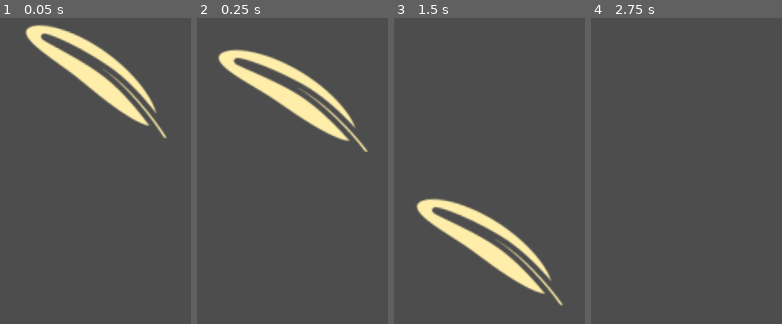
Above: before the commit, frames 1-4 (left to right).
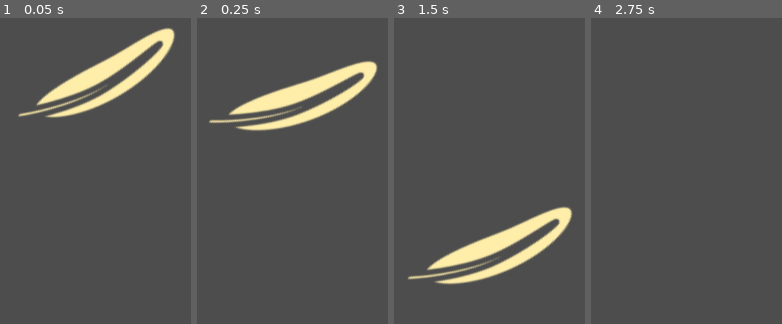
Above: after the commit, the same moments.

Repository: Floflo35/plume-pied
Game: Godot game, scene res://Scenes/main.tscn
The game is run twice, just before and just after one commit, with the same random seed, the same clock (stepped at 60 frames per second) and the same inputs.
Inputs:
- Up to frame 1 (0.05 s): no input
- Up to frame 2 (0.25 s): no input
- Up to frame 3 (1.5 s): hold Up (up) 0.53-1.28 s
- Up to frame 4 (2.75 s): hold Up (up) from 2.03 s (still down)

The runs differ from the first frame. In frame 1, 11% of the frame differs, in the area x 9-92%, y 2-40%; in frame 2, 11%; in frame 3, 11%; in frame 4, nothing differs.

Commit message:
flip plume

Diff:
--- a/Scenes/plume.tscn
+++ b/Scenes/plume.tscn
@@ -32,7 +32,7 @@
 "times": PackedFloat32Array(0, 1),
 "transitions": PackedFloat32Array(0.574349, 0.535887),
 "update": 0,
-"values": [0.169297, -0.105592]
+"values": [-1.0664, -0.502655]
 }
 
 [sub_resource type="Animation" id="Animation_bu371"]
@@ -60,12 +60,15 @@
 script = ExtResource("1_prk4g")
 
 [node name="AnimatedSprite2D" type="AnimatedSprite2D" parent="."]
+position = Vector2(-5.01, -18.68)
 scale = Vector2(2, 2)
 sprite_frames = SubResource("SpriteFrames_u1467")
+flip_h = true
+flip_v = true
 
 [node name="CollisionShape2D" type="CollisionShape2D" parent="."]
 position = Vector2(1, -12)
-rotation = -0.994427
+rotation = 1.41721
 shape = SubResource("CapsuleShape2D_lmw1h")
 
 [node name="AnimationPlayer" type="AnimationPlayer" parent="."]
